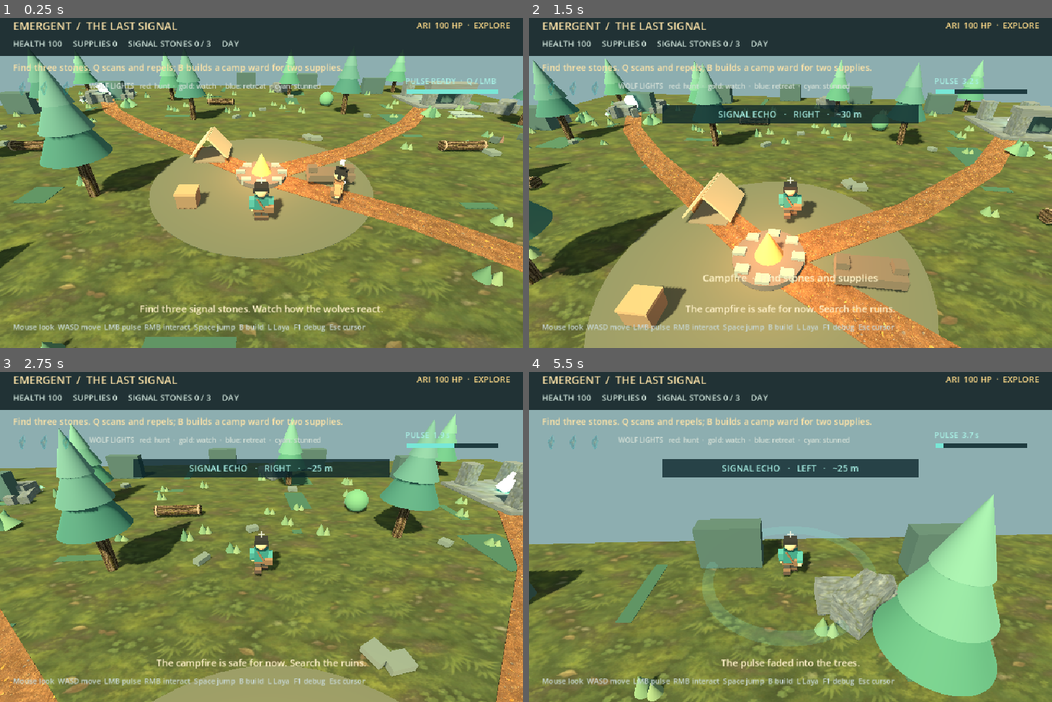
Above: before the commit, frames 1-4 (two rows, left to right).
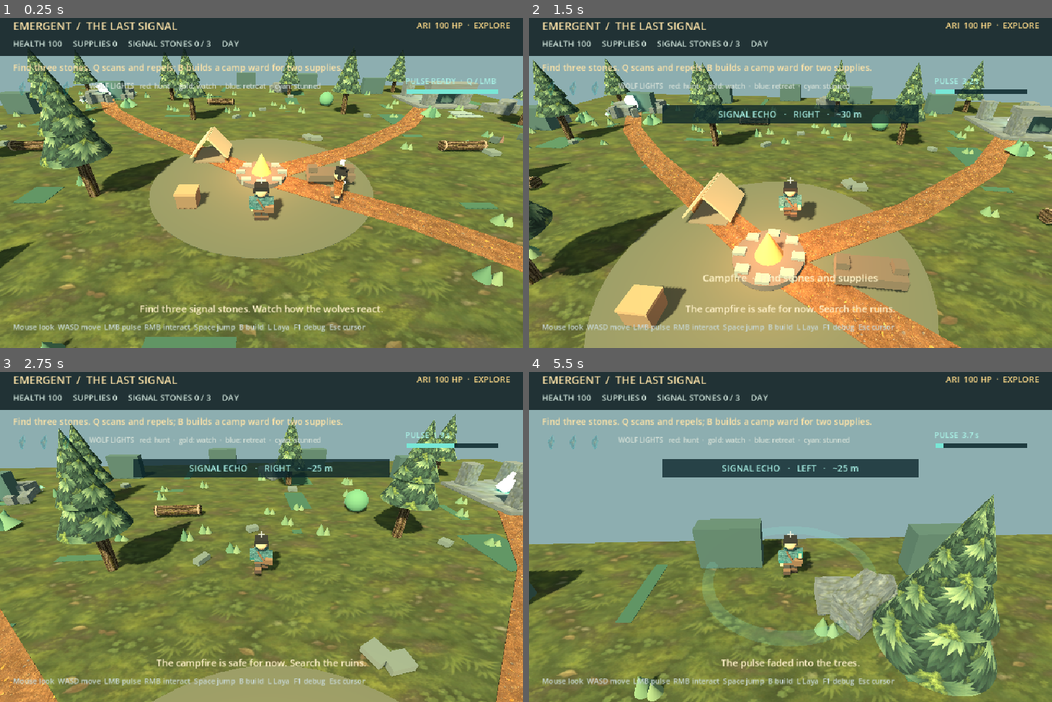
Above: after the commit, the same moments.

Repository: Morainet/Emergent
Game: Godot game, scene res://scenes/forest3d.tscn
The game is run twice, just before and just after one commit, with the same random seed, the same clock (stepped at 60 frames per second) and the same inputs.
Inputs (mouse positions are in pixels of both pictures, inside the frame that each line leads up to):
- Up to frame 1 (0.25 s): no input
- Up to frame 2 (1.5 s): tap Enter at 0.5 s; move the mouse to (816, 179) at 0.52 s; hold R 0.53-1.28 s; hold W from 0.53 s (still down); click (816, 179) at 0.67 s; tap Space at 0.77 s; move the mouse to (764, 183) at 1.27 s; tap E at 1.35 s
- Up to frame 3 (2.75 s): keep holding W; tap Space at 1.52 s; move the mouse to (271, 527) at 2.02 s; tap Q at 2.1 s
- Up to frame 4 (5.5 s): keep holding W; move the mouse to (785, 540) at 2.77 s; tap B at 2.85 s; click (785, 540) at 2.92 s; tap Space at 3.02, 3.77, 4.52 s; move the mouse to (827, 537) at 3.52 s; tap L at 3.6 s; move the mouse to (748, 530) at 4.27 s; tap R at 4.35 s; move the mouse to (795, 533) at 5.02 s; tap E at 5.1 s; click (795, 533) at 5.17 s

The runs differ from the first frame. In frame 1, 4.5% of the frame differs, in the area x 5-100%, y 9-59%; in frame 2, 3.1%; in frame 3, 5.6%; in frame 4, 9.5%, in the area x 47-91%, y 37-99%.

Commit message:
Polish character animations and forest materials

Diff:
--- a/scripts/explorer_avatar.gd
+++ b/scripts/explorer_avatar.gd
@@ -10,6 +10,8 @@
 const LEATHER := Color("725842")
 const BOOTS := Color("473b34")
 const SIGNAL := Color("79ecdf")
+const EXPLORER_CANVAS = preload("res://assets/characters/explorer_canvas.png")
+const ARI_CANVAS = preload("res://assets/characters/ari_canvas.png")
 
 var jacket_color := JACKET
 var jacket_light_color := JACKET_LIGHT
@@ -19,20 +21,54 @@
 var left_arm: Node3D
 var right_arm: Node3D
 var pendant: MeshInstance3D
+var satchel: Node3D
+var action_name := ""
+var action_time := 0.0
+var action_duration := 0.0
 
 
 func _ready() -> void:
 	_build()
 
 
-func animate(walk_time: float, horizontal_speed: float, pulse: float) -> void:
+func play_action(name: String, duration: float = 0.42) -> void:
+	action_name = name
+	action_duration = duration
+	action_time = duration
+
+
+func animate(walk_time: float, horizontal_speed: float, pulse: float, vertical_speed: float = 0.0, grounded: bool = true, delta: float = 0.016) -> void:
 	var stride := clampf(horizontal_speed / 7.0, 0.0, 1.0)
 	var swing := sin(walk_time * 11.0) * 0.48 * stride
 	left_leg.rotation.x = swing
 	right_leg.rotation.x = -swing
 	left_arm.rotation.x = -swing * 0.65
 	right_arm.rotation.x = swing * 0.65 - pulse * 1.4
-	position.y = absf(sin(walk_time * 11.0)) * 0.025 * stride
+	if not grounded:
+		left_leg.rotation.x = -0.25 if vertical_speed > 0.0 else 0.18
+		right_leg.rotation.x = 0.35 if vertical_speed > 0.0 else -0.12
+		left_arm.rotation.x = -0.42
+		right_arm.rotation.x = -0.42 - pulse * 1.4
+	if action_time > 0.0:
+		var phase := 1.0 - action_time / action_duration
+		var strength := sin(phase * PI)
+		match action_name:
+			"interact":
+				right_arm.rotation.x -= 1.15 * strength
+				rotation.x = 0.13 * strength
+			"pulse":
+				left_arm.rotation.x -= 0.65 * strength
+				right_arm.rotation.x -= 1.5 * strength
+				rotation.x = -0.12 * strength
+			"hurt":
+				left_arm.rotation.x += 0.7 * strength
+				right_arm.rotation.x += 0.7 * strength
+				rotation.x = -0.16 * strength
+		action_time = maxf(0.0, action_time - delta)
+	else:
+		rotation.x = 0.0
+	position.y = absf(sin(walk_time * 11.0)) * 0.035 * stride + sin(walk_time * 2.2) * 0.008 * (1.0 - stride)
+	satchel.rotation.z = sin(walk_time * 11.0) * 0.08 * stride
 	pendant.scale = Vector3.ONE * (1.0 + pulse * 0.65)
 
 
@@ -45,7 +81,8 @@
 		_box(leg, Vector3(0.31, 0.23, 0.35), Vector3(0.0, -0.42, 0.0), LEATHER)
 		_box(leg, Vector3(0.34, 0.16, 0.48), Vector3(0.0, -0.53, -0.06), BOOTS)
 
-	_box(self, Vector3(0.67, 0.69, 0.38), Vector3(0.0, 0.03, 0.0), jacket_color)
+	var canvas: Texture2D = EXPLORER_CANVAS if jacket_color == JACKET else ARI_CANVAS
+	_box(self, Vector3(0.67, 0.69, 0.38), Vector3(0.0, 0.03, 0.0), Color.WHITE, false, canvas)
 	_box(self, Vector3(0.30, 0.48, 0.025), Vector3(0.0, 0.08, -0.205), SHIRT)
 	_box(self, Vector3(0.16, 0.52, 0.04), Vector3(-0.23, 0.07, -0.22), jacket_light_color)
 	_box(self, Vector3(0.16, 0.52, 0.04), Vector3(0.23, 0.07, -0.22), jacket_light_color)
@@ -55,7 +92,7 @@
 	left_arm = _limb("LeftArm", Vector3(-0.42, 0.29, 0.0))
 	right_arm = _limb("RightArm", Vector3(0.42, 0.29, 0.0))
 	for arm in [left_arm, right_arm]:
-		_box(arm, Vector3(0.25, 0.45, 0.29), Vector3(0.0, -0.23, 0.0), jacket_light_color)
+		_box(arm, Vector3(0.25, 0.45, 0.29), Vector3(0.0, -0.23, 0.0), Color.WHITE, false, canvas)
 		_box(arm, Vector3(0.23, 0.10, 0.30), Vector3(0.0, -0.47, 0.0), jacket_color)
 		_box(arm, Vector3(0.16, 0.18, 0.19), Vector3(0.0, -0.60, 0.0), SKIN)
 
@@ -74,8 +111,9 @@
 	front_strap.rotation.z = -0.50
 	var back_strap := _box(self, Vector3(0.085, 0.74, 0.04), Vector3(0.0, 0.05, 0.225), LEATHER)
 	back_strap.rotation.z = 0.50
-	_box(self, Vector3(0.38, 0.32, 0.19), Vector3(0.35, -0.18, 0.21), LEATHER)
-	_box(self, Vector3(0.36, 0.07, 0.21), Vector3(0.35, -0.03, 0.21), Color("8b6c50"))
+	satchel = _limb("Satchel", Vector3(0.35, -0.18, 0.21))
+	_box(satchel, Vector3(0.38, 0.32, 0.19), Vector3.ZERO, LEATHER)
+	_box(satchel, Vector3(0.36, 0.07, 0.21), Vector3(0.0, 0.15, 0.0), Color("8b6c50"))
 	pendant = _box(self, Vector3(0.11, 0.16, 0.06), Vector3(0.0, 0.25, -0.28), signal_color, true)
 	pendant.rotation.z = PI / 4.0
 
@@ -88,13 +126,15 @@
 	return limb
 
 
-func _box(parent: Node3D, size: Vector3, offset: Vector3, color: Color, glow: bool = false) -> MeshInstance3D:
+func _box(parent: Node3D, size: Vector3, offset: Vector3, color: Color, glow: bool = false, texture: Texture2D = null) -> MeshInstance3D:
 	var instance := MeshInstance3D.new()
 	var mesh := BoxMesh.new()
 	mesh.size = size
 	instance.mesh = mesh
 	var material := StandardMaterial3D.new()
 	material.albedo_color = color
+	if texture != null:
+		material.albedo_texture = texture
 	material.roughness = 0.9
 	if glow:
 		material.emission_enabled = true
--- a/scripts/forest3d.gd
+++ b/scripts/forest3d.gd
@@ -11,6 +11,7 @@
 const RUIN_STONE_TEXTURE = preload("res://assets/textures/ruin_stone.png")
 const TRAIL_EARTH_TEXTURE = preload("res://assets/textures/trail_earth.png")
 const MOSS_BARK_TEXTURE = preload("res://assets/textures/moss_bark.png")
+const PINE_CANOPY_TEXTURE = preload("res://assets/textures/pine_canopy.png")
 const SIGNAL_SHARD_ICON = preload("res://assets/ui/signal_shard.png")
 const SHARD_SITES = [Vector3(-21, 0, -21), Vector3(22, 0, -20), Vector3(19, 0, 21)]
 const WOLF_DENS = [Vector3(-22, 0, 12), Vector3(21, 0, -4), Vector3(10, 0, 25)]
@@ -141,7 +142,7 @@
 	was_night = _is_night()
 	_update_daylight(delta)
 	_move_player(delta)
-	player_visual.animate(elapsed, Vector2(player.velocity.x, player.velocity.z).length(), pulse_visual / 0.4)
+	player_visual.animate(elapsed, Vector2(player.velocity.x, player.velocity.z).length(), pulse_visual / 0.4, player.velocity.y, player.is_on_floor(), delta)
 	_update_pulse_effect()
 	_update_ari(delta)
 	_update_wolves(delta)
@@ -294,9 +295,12 @@
 	collision.shape = shape
 	trunk.add_child(collision)
 	var green := Color("447b65") if index % 3 == 0 else Color("386a60")
-	_cone(self, 1.5, 2.8, pos + Vector3(0.0, height + 0.1, 0.0), green)
-	_cone(self, 1.1, 2.2, pos + Vector3(0.0, height + 1.1, 0.0), green.lightened(0.1))
-	_cone(self, 0.65, 1.7, pos + Vector3(0.0, height + 2.0, 0.0), green.lightened(0.16))
+	for canopy in [
+		_cone(self, 1.5, 2.8, pos + Vector3(0.0, height + 0.1, 0.0), green),
+		_cone(self, 1.1, 2.2, pos + Vector3(0.0, height + 1.1, 0.0), green.lightened(0.1)),
+		_cone(self, 0.65, 1.7, pos + Vector3(0.0, height + 2.0, 0.0), green.lightened(0.16))
+	]:
+		canopy.material_override = _textured_material(PINE_CANOPY_TEXTURE)
 
 
 func _make_ruins() -> void:
@@ -728,7 +732,7 @@
 		if not ari.is_on_floor():
 			ari.velocity.y -= 22.0 * delta
 		ari.move_and_slide()
-		ari_visual.animate(elapsed, 0.0, 0.0)
+		ari_visual.animate(elapsed, 0.0, 0.0, ari.velocity.y, ari.is_on_floor(), delta)
 		return
 	ari_visual.rotation.z = lerpf(ari_visual.rotation.z, 0.0, minf(1.0, delta * 5.0))
 	ari_action = _safe_ari_action(ari_action)
@@ -740,6 +744,7 @@
 				var bush: Node3D = berry["node"]
 				goal = bush.global_position
 				if ari.global_position.distance_to(goal) < 2.0:
+					ari_visual.play_action("interact")
 					berry["ready"] = false
 					bush.visible = false
 					supplies += 1
@@ -757,6 +762,7 @@
 				var wolf: CharacterBody3D = wolf_data["node"]
 				goal = wolf.global_position
 				if ari.global_position.distance_to(goal) < 3.8 and ari_defend_cooldown <= 0.0:
+					ari_visual.play_action("pulse")
 					wolf_data["stun"] = 1.6
 					wolf_data["attack"] = 1.6
 					ari_defend_cooldown = 8.0
@@ -781,7 +787,7 @@
 	ari.move_and_slide()
 	if direction.length() > 0.1:
 		ari.rotation.y = lerp_angle(ari.rotation.y, atan2(-direction.x, -direction.z), minf(1.0, delta * 8.0))
-	ari_visual.animate(elapsed, Vector2(ari.velocity.x, ari.velocity.z).length(), 0.0)
+	ari_visual.animate(elapsed, Vector2(ari.velocity.x, ari.velocity.z).length(), 0.0, ari.velocity.y, ari.is_on_floor(), delta)
 	if ari.global_position.distance_to(CAMP) < 4.0:
 		ari_hp = minf(100.0, ari_hp + delta * 3.0)
 
@@ -849,9 +855,11 @@
 			wolf_data["attack"] = 1.4
 			if target == ari:
 				ari_hp = maxf(0.0, ari_hp - 13.0)
+				ari_visual.play_action("hurt")
 				_say("A wolf struck Ari! Help her or drive it away.")
 			else:
 				player_hp -= 13.0
+				player_visual.play_action("hurt")
 				_say("A wolf struck! Q repels the pack.")
 			pack_hunger = maxf(0.0, pack_hunger - 9.0)
 
@@ -905,6 +913,7 @@
 
 
 func _interact() -> void:
+	player_visual.play_action("interact")
 	var pos := player.global_position
 	if collected == 3 and pos.distance_to(CAMP) < 3.5:
 		victory = true
@@ -952,6 +961,7 @@
 func _pulse() -> void:
 	if pulse_cooldown > 0.0:
 		return
+	player_visual.play_action("pulse")
 	pulse_cooldown = 4.0
 	pulse_visual = 0.4
 	scan_time = 6.0
--- a/tests/smoke.gd
+++ b/tests/smoke.gd
@@ -33,9 +33,34 @@
 	assert(absf(avatar.get_node("LeftLeg").rotation.x) > 0.3, "Explorer should step when moving")
 	avatar.call("animate", 1.0, 0.0, 0.0)
 	assert(is_zero_approx(avatar.get_node("LeftLeg").rotation.x), "Explorer should stand still when idle")
+	avatar.call("animate", 1.0, 0.0, 0.0, 5.0, false)
+	assert(avatar.get_node("LeftLeg").rotation.x < -0.2, "Explorer should tuck a leg while jumping")
+	avatar.call("play_action", "interact")
+	avatar.call("animate", 1.0, 0.0, 0.0, 0.0, true, 0.1)
+	avatar.call("animate", 1.1, 0.0, 0.0, 0.0, true, 0.1)
+	assert(avatar.get_node("RightArm").rotation.x < -0.5, "Explorer should reach out to interact")
+	avatar.call("play_action", "pulse")
+	avatar.call("animate", 1.0, 0.0, 0.0, 0.0, true, 0.1)
+	avatar.call("animate", 1.1, 0.0, 0.0, 0.0, true, 0.1)
+	assert(avatar.get_node("LeftArm").rotation.x < -0.3, "Pulse should lift both arms")
+	var player_jacket_textured := false
+	for part in avatar.get_children():
+		if part is MeshInstance3D and part.material_override.albedo_texture == load("res://assets/characters/explorer_canvas.png"):
+			player_jacket_textured = true
+	assert(player_jacket_textured, "Player jacket should use its fabric texture")
+	var ari_jacket_textured := false
+	for part in ari.get_node("AriAvatar").get_children():
+		if part is MeshInstance3D and part.material_override.albedo_texture == load("res://assets/characters/ari_canvas.png"):
+			ari_jacket_textured = true
+	assert(ari_jacket_textured, "Ari should use a distinct fabric texture")
 	var ground: StaticBody3D = game.get_child(2)
 	var ground_mesh: MeshInstance3D = ground.get_child(0)
 	assert(ground_mesh.material_override.albedo_texture != null, "Forest ground texture should load")
+	var textured_canopy_count := 0
+	for world_child in game.get_children():
+		if world_child is MeshInstance3D and world_child.material_override.albedo_texture == load("res://assets/textures/pine_canopy.png"):
+			textured_canopy_count += 1
+	assert(textured_canopy_count >= 60, "Each pine canopy layer should use the foliage texture")
 	var paths: Array = game.get("trail_paths")
 	var sites: Array = game.get_script().get_script_constant_map()["SHARD_SITES"]
 	var trees: Array = game.get("forest_tree_positions")
Binary file added: assets/characters/ari_canvas.png
Not shown, added: assets/characters/ari_canvas.png.import
Binary file added: assets/characters/explorer_canvas.png
Not shown, added: assets/characters/explorer_canvas.png.import
Binary file added: assets/textures/pine_canopy.png
Not shown, added: assets/textures/pine_canopy.png.import
Not shown, changed: README.md
Not shown, changed: assets/README.md
